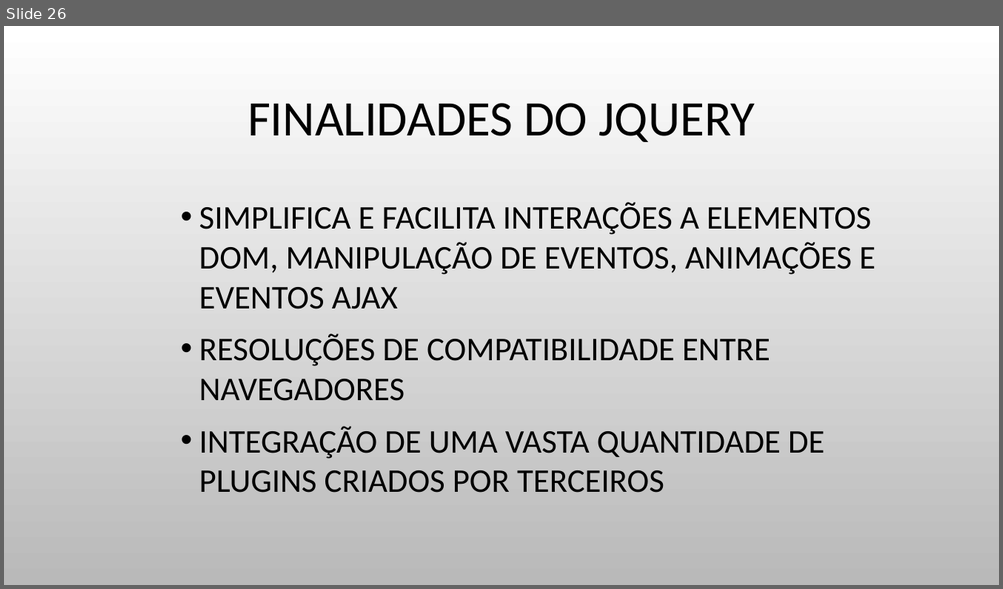
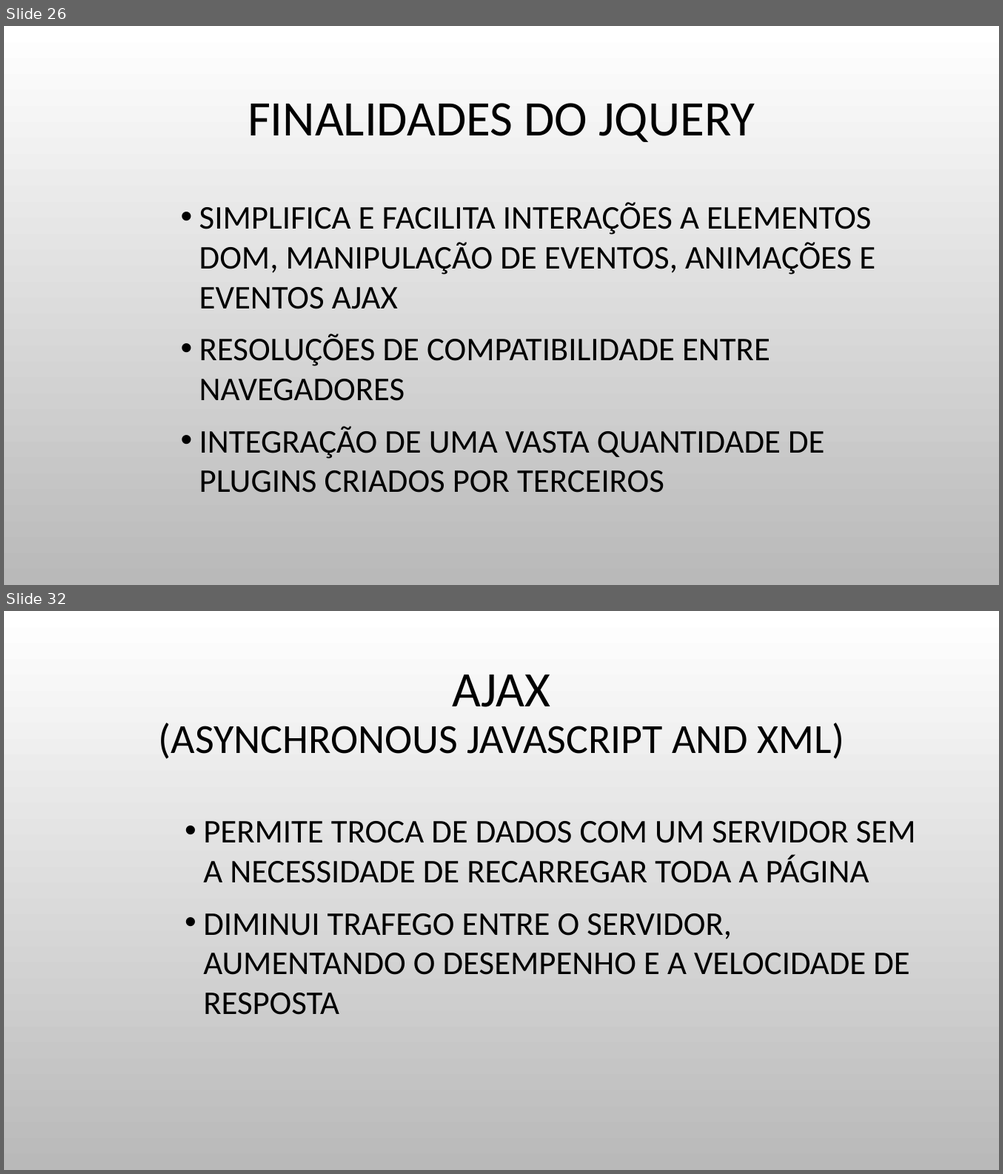
Before and after one commit to JulioCR-Oliveira/Trabalho-Topicos-Especiais, a slide deck: Arquivos/INTRODUÇÃO A FRONT-END.pptx. Shown one above the other, each under a label of ours: slide 26 before the commit, slides 26 and 32 after it; the slides between them are not shown. The pictures are 1003x589 and 1003x1174 pixels, drawn with LibreOffice and Linux fonts; fonts in the diff are those of the drawing; background and template pictures are left out. Boxes give left, top, right and bottom in pixels: in the first picture for what was removed or moved away, otherwise in the second. Text is boxed around its words. In the diff, an @@ line names an element or a change of style, - is before the commit and + after.

```diff
--- a/Arquivos/INTRODUÇÃO A FRONT-END.pptx
+++ b/Arquivos/INTRODUÇÃO A FRONT-END.pptx
@@ slide 32 added at (4,611,999,1170), background picture (left out) @@
@@ title added at (159,675,844,759), 40 pt, text #000000 @@
+AJAX
+(ASYNCHRONOUS JAVASCRIPT AND XML)
@@ text added at (203,821,916,1015), 32 pt, text #000000 @@
+• PERMITE TROCA DE DADOS COM UM SERVIDOR SEM A NECESSIDADE DE RECARREGAR TODA A PÁGINA
+• DIMINUI TRAFEGO ENTRE O SERVIDOR, AUMENTANDO O DESEMPENHO E A VELOCIDADE DE RESPOSTA
```
Also in this commit, not shown: 11 other slides added, 5 other files.
